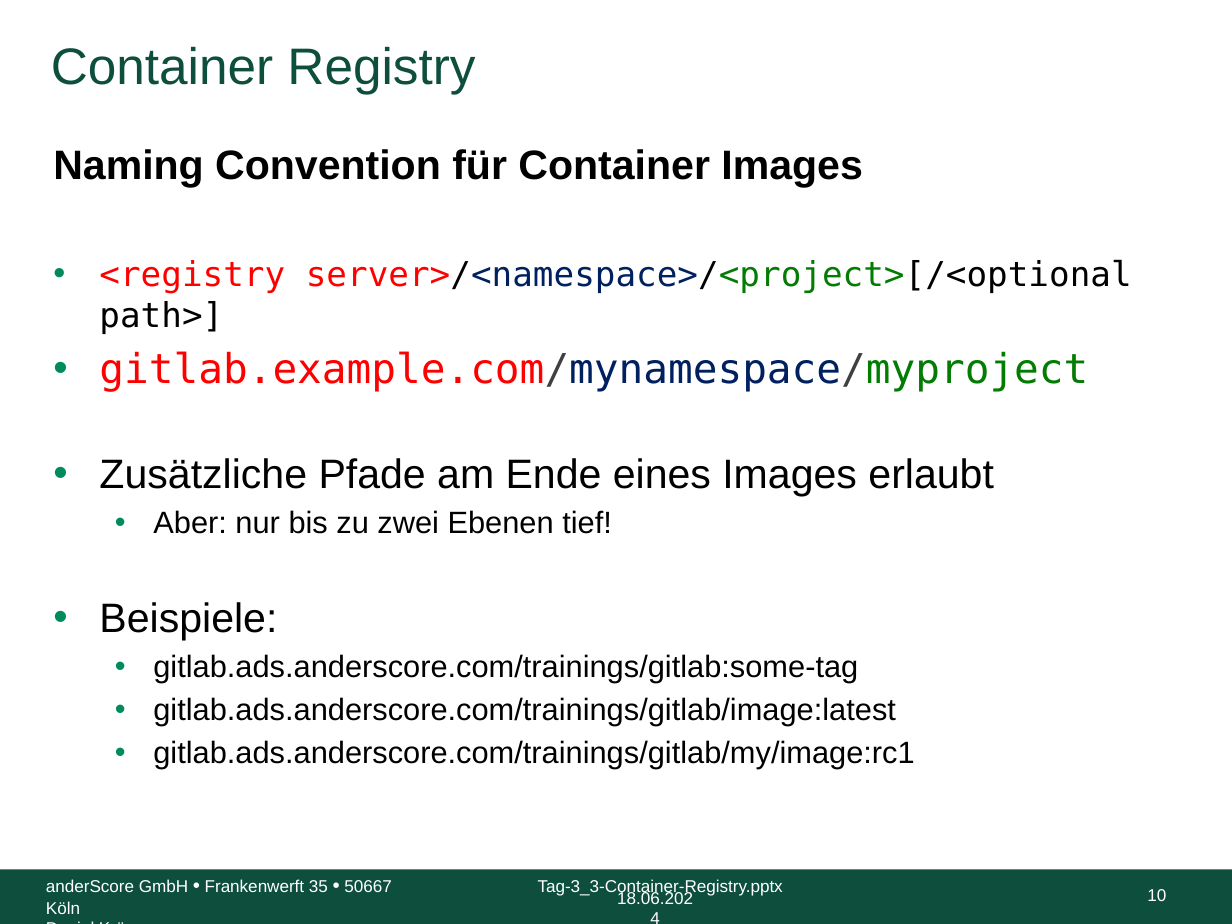
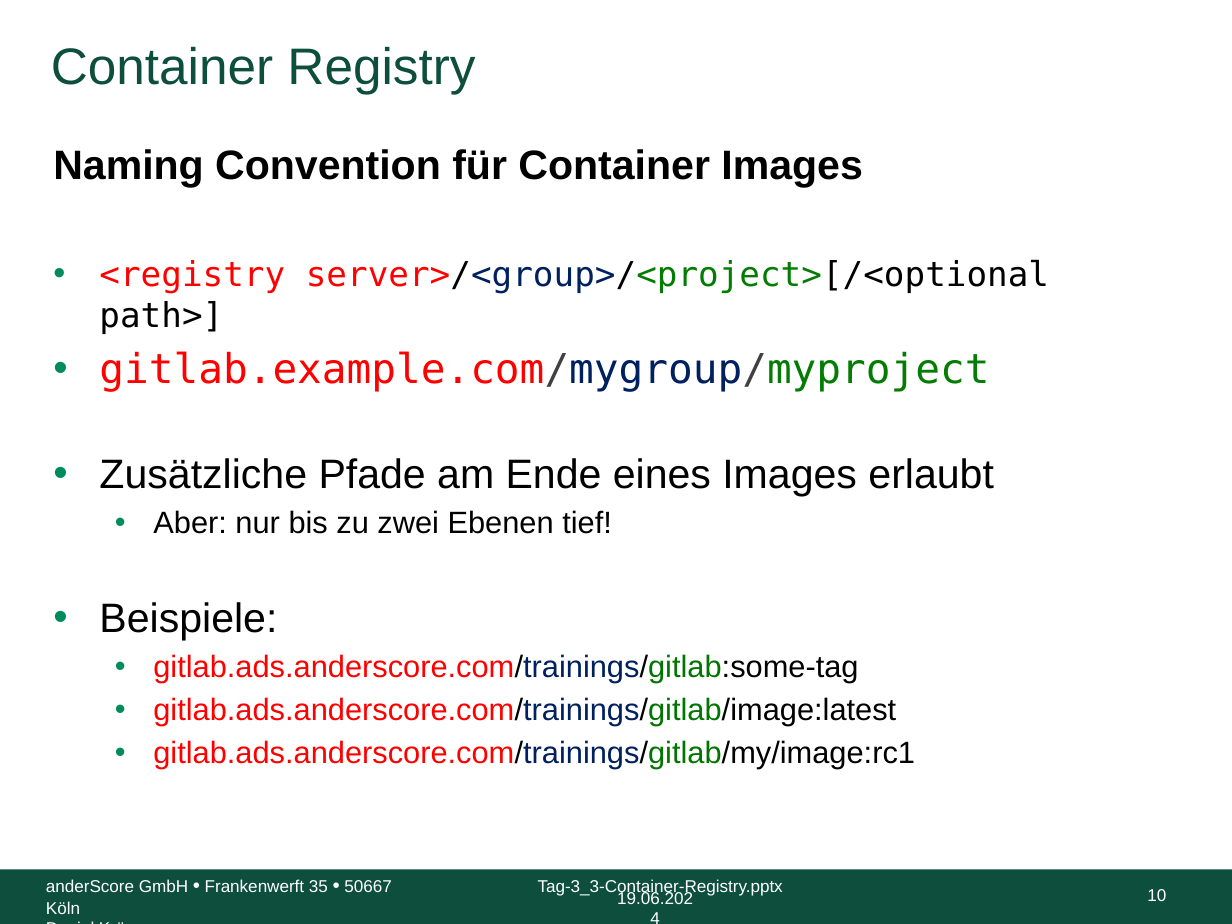
Before and after one commit to anderscore-gmbh/gitlab, a slide deck: slide 10 of slides/Tag-3_3-Container-Registry.pptx. Drawn at 1232x924 pixels with LibreOffice and Linux fonts; fonts in the diff are those of the drawing; background and template pictures are left out. Boxes give left, top, right and bottom in pixels: in the first picture for what was removed or moved away, otherwise in the second. Text is boxed around its words. In the diff, an @@ line names an element or a change of style, - is before the commit and + after.

```diff
--- a/slides/Tag-3_3-Container-Registry.pptx
+++ b/slides/Tag-3_3-Container-Registry.pptx
@@ text at (99, 259, 1049, 392): text changed @@
-• <registry server>/<namespace>/<project>[/<optional path>]
-• gitlab.example.com/mynamespace/myproject
+• <registry server>/<group>/<project>[/<optional path>]
+• gitlab.example.com/mygroup/myproject
@@ text at (153, 654, 915, 769): text colour #000000 to #FF0000, text colour #000000 to #002060, text colour #000000 to #007600 in "gitlab.ads.anderscore.com/trainings/gitlab:some-tag", "gitlab.ads.anderscore.com/trainings/gitlab/image:latest", "gitlab.ads.anderscore.com/trainings/gitlab/my/image:rc1" @@
@@ text at (617, 890, 693, 904): text changed @@
-18.06.2024
+19.06.2024
```
Also in this commit, not shown: 29 other slides changed, 5 other files.
